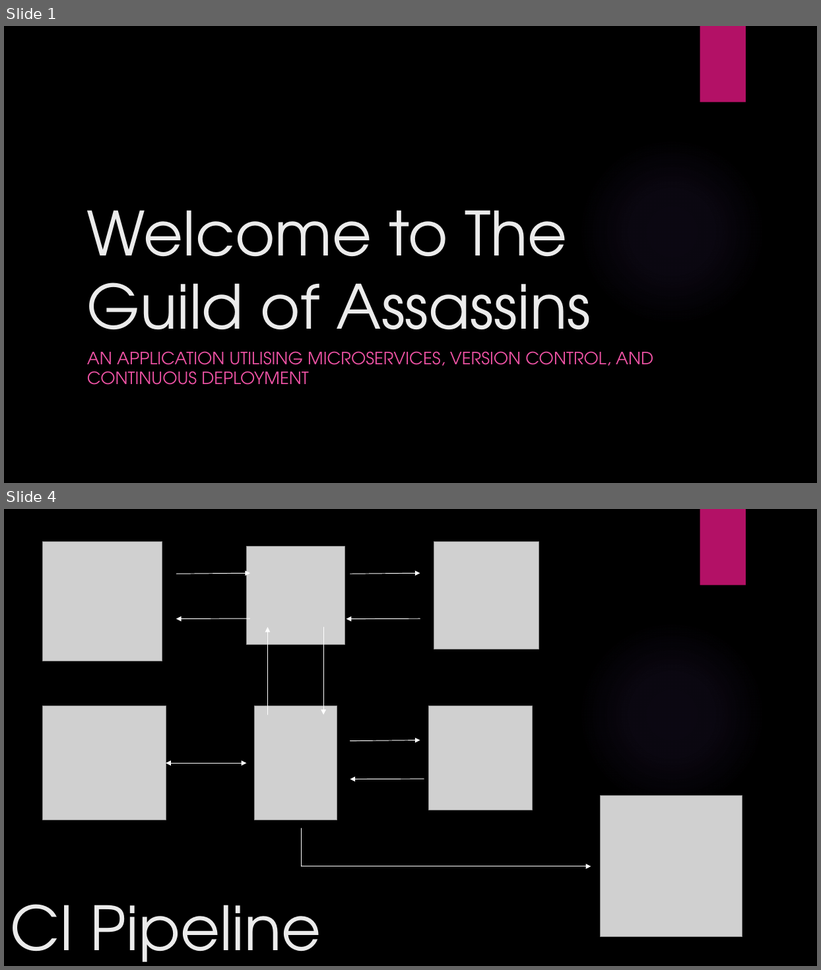
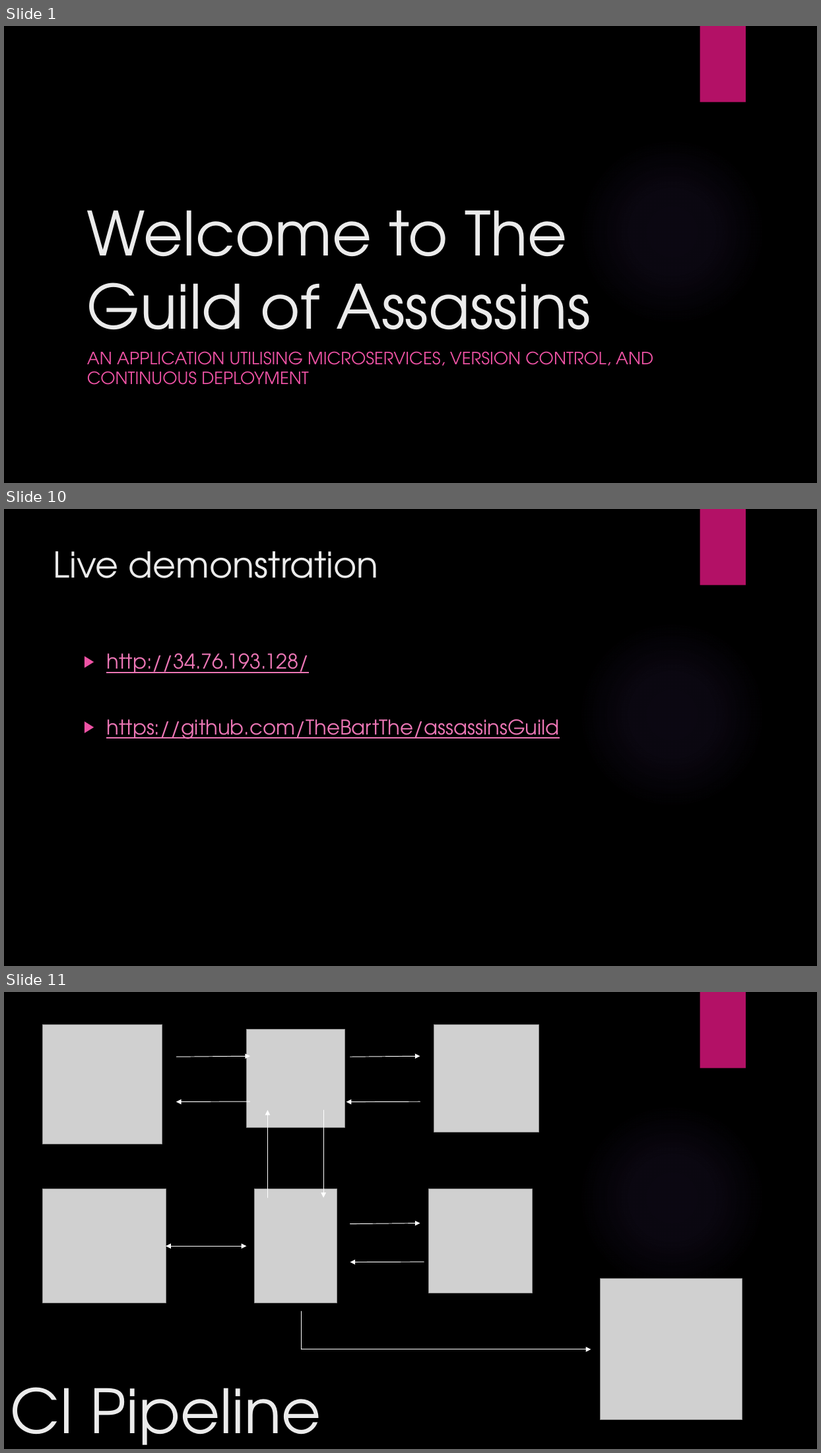
Before and after one commit to TheBartThe/assassinsGuild, a slide deck: Documentation/assassinsGuildPresentation.pptx. Shown one above the other, each under a label of ours: slides 1 and 4 before the commit, slides 1, 10 and 11 after it; the slides between them are not shown. The pictures are 821x970 and 821x1453 pixels, drawn with LibreOffice and Linux fonts; fonts in the diff are those of the drawing; grey boxes stand for pictures; background and template pictures are left out. Boxes give left, top, right and bottom in pixels: in the first picture for what was removed or moved away, otherwise in the second. Text is boxed around its words. In the diff, an @@ line names an element or a change of style, - is before the commit and + after.

```diff
--- a/Documentation/assassinsGuildPresentation.pptx
+++ b/Documentation/assassinsGuildPresentation.pptx
@@ slide 10 added at [4,509,817,966], background picture (left out); not listed: 2 template elements that a slide beside it also shows @@
@@ title added at [54,551,379,578], 42 pt, text #EBEBEB @@
+Live demonstration
@@ text added at [106,654,560,739], 24 pt, text #EC76B5, underline @@
+▶ http://34.76.193.128/
+▶ https://github.com/TheBartThe/assassinsGuild
@@ what was slide 4 is now slide 11 @@
```
Also in this commit, not shown: 2 slides changed, 8 other slides added.
